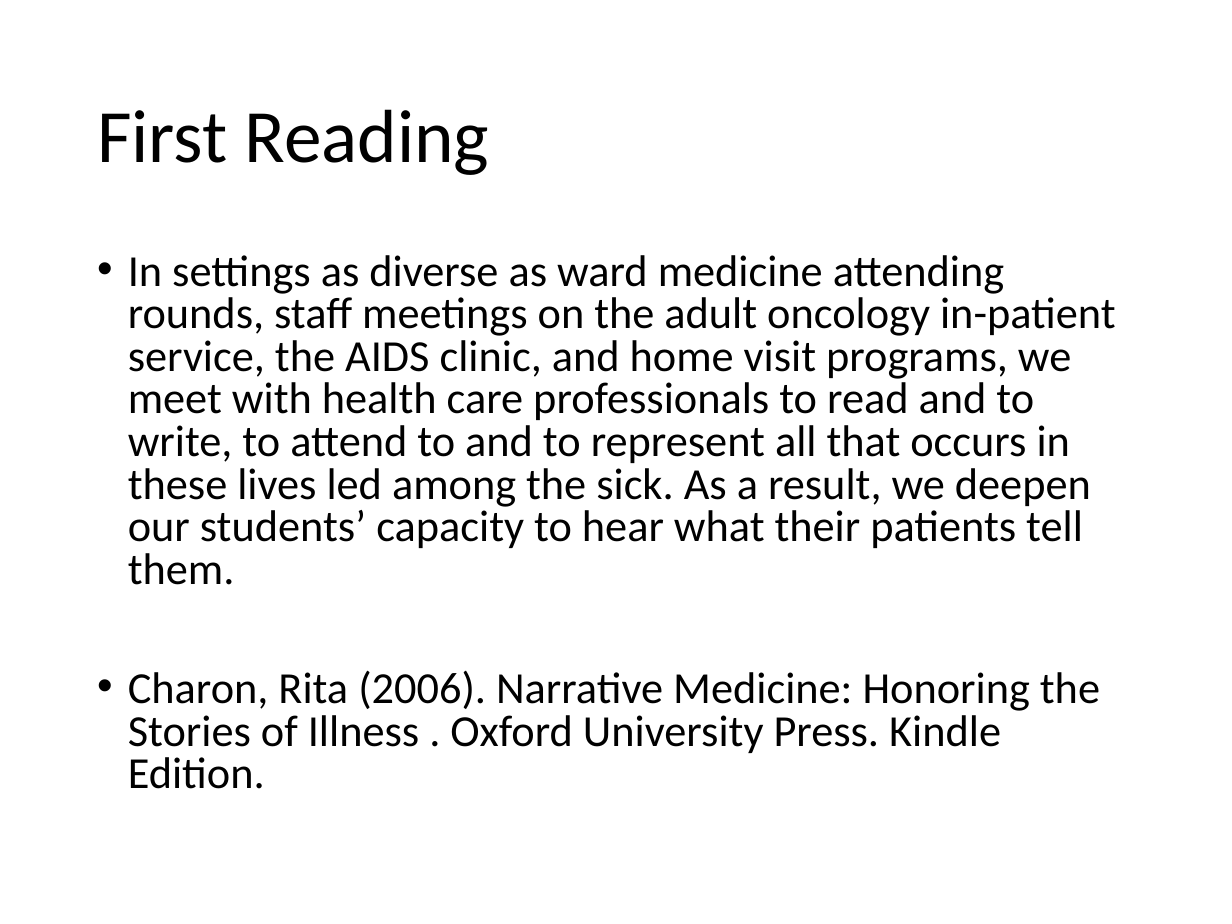
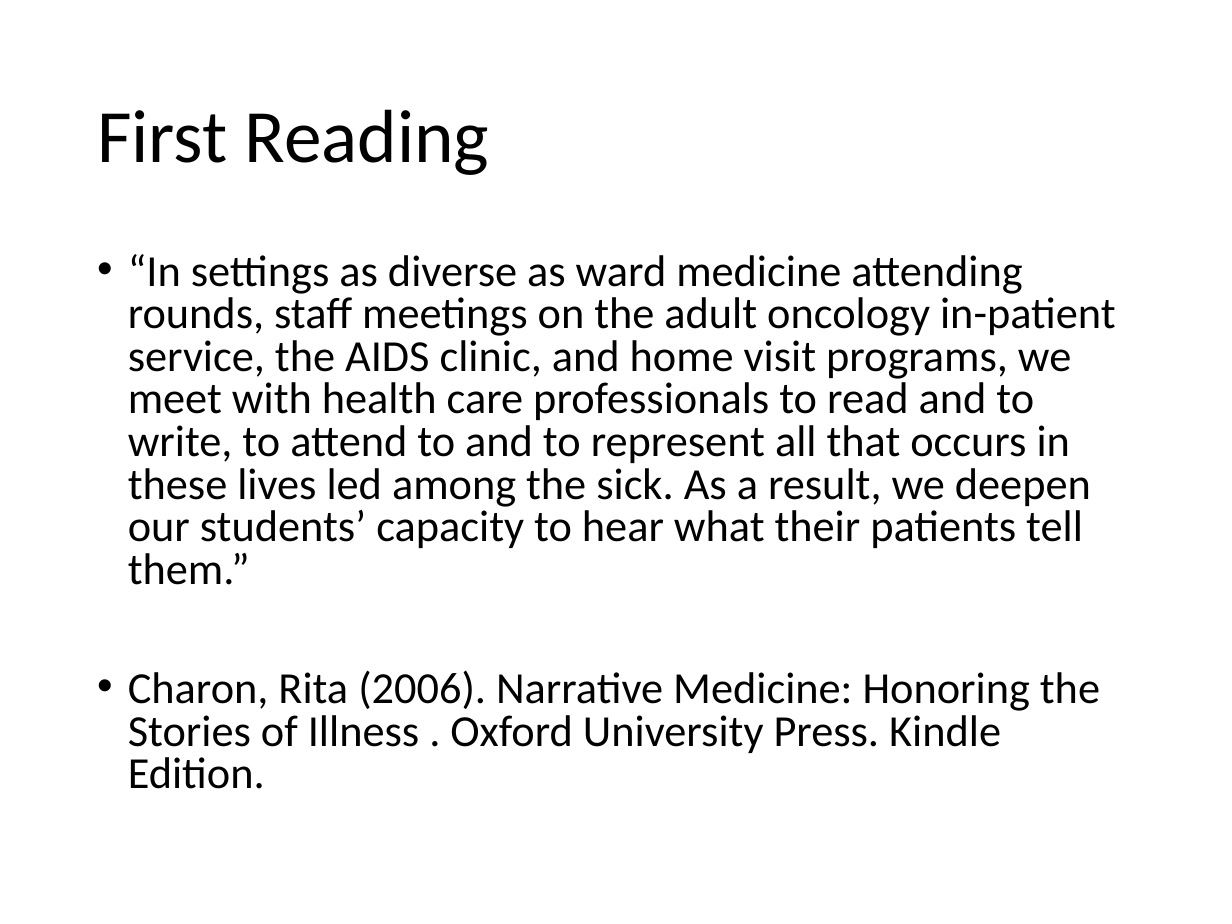
Before and after one commit to syntactician/coursework, a slide deck: slide 4 of narrative.medicine/presentation.pptx. Drawn at 1232x924 pixels with LibreOffice and Linux fonts; fonts in the diff are those of the drawing. Boxes give left, top, right and bottom in pixels: in the first picture for what was removed or moved away, otherwise in the second. Text is boxed around its words. In the diff, an @@ line names an element or a change of style, - is before the commit and + after.

```diff
--- a/narrative.medicine/presentation.pptx
+++ b/narrative.medicine/presentation.pptx
@@ text at [128,254,1116,585]: text changed @@
-• In settings as diverse as ward medicine attending rounds, staff meetings on the adult oncology in-patient service, the AIDS clinic, and home visit programs, we meet with health care professionals to read and to write, to attend to and to represent all that occurs in these lives led among the sick. As a result, we deepen our students’ capacity to hear what their patients tell them.
+• “In settings as diverse as ward medicine attending rounds, staff meetings on the adult oncology in-patient service, the AIDS clinic, and home visit programs, we meet with health care professionals to read and to write, to attend to and to represent all that occurs in these lives led among the sick. As a result, we deepen our students’ capacity to hear what their patients tell them.”
```
Also in this commit, not shown: 1 other slide changed.
